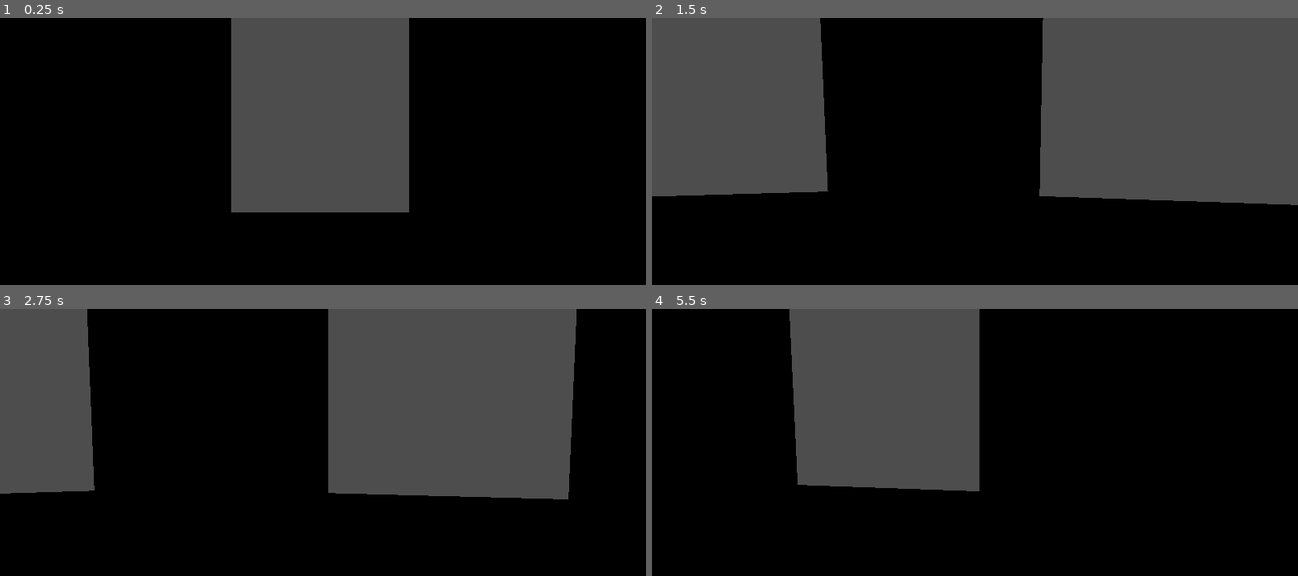
Above: before the commit, frames 1-4 (two rows, left to right).
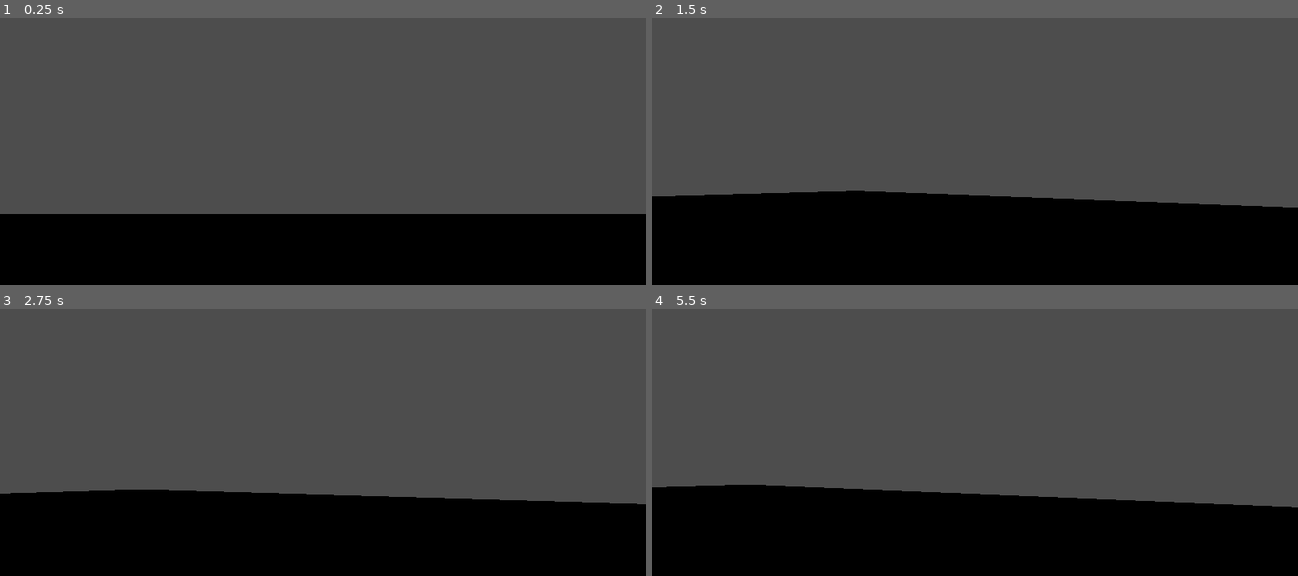
Above: after the commit, the same moments.

Repository: MichaelFar/cartastraphic-chaos
Game: Godot game, scene res://scenes/XavierTestScene.tscn
Two runs of this game, one before a commit and one after it. Both use one fixed random seed, a clock stepped at 60 frames per second and the inputs below. This scene is started directly instead of the project's main scene.
Inputs (mouse positions are in pixels of both pictures, inside the frame that each line leads up to):
- Up to frame 1 (0.25 s): no input
- Up to frame 2 (1.5 s): tap Enter at 0.5 s; move the mouse to (1117, 180) at 0.52 s; hold D (turn_right) 0.53-1.28 s; click (1117, 180) at 0.67 s; tap Space at 1.25 s; move the mouse to (942, 199) at 1.27 s; hold W (forward) from 1.28 s (still down)
- Up to frame 3 (2.75 s): keep holding W (forward); move the mouse to (335, 482) at 2.02 s
- Up to frame 4 (5.5 s): keep holding W (forward); move the mouse to (968, 495) at 2.77 s; click (968, 495) at 2.92 s; move the mouse to (1020, 493) at 3.52 s; move the mouse to (923, 485) at 4.27 s; move the mouse to (981, 490) at 5.02 s; click (981, 490) at 5.17 s

The runs differ from the first frame. In frame 1, 53% of the frame differs, in the area x 0-100%, y 0-74%; in frame 2, 22%; in frame 3, 34%; in frame 4, 50%.

Commit message:
TechSectionReady

Diff:
--- /dev/null
+++ b/TechSection.tscn
@@ -0,0 +1,61 @@
+[gd_scene load_steps=4 format=3 uid="uid://8dh5f61gxnhr"]
+
+[ext_resource type="PackedScene" uid="uid://hls83hutlsb" path="res://scenes/LevelFloor.tscn" id="1_cj413"]
+[ext_resource type="PackedScene" uid="uid://dvl2xwykeekj3" path="res://scenes/PlayerScene.tscn" id="2_3uw0d"]
+[ext_resource type="PackedScene" uid="uid://dnl7lwlsm6pu2" path="res://scenes/TestCube.tscn" id="3_wujo3"]
+
+[node name="Node3D" type="Node3D"]
+
+[node name="GroundPlane" parent="." instance=ExtResource("1_cj413")]
+transform = Transform3D(-7.9267994e-07, 0, 23.895014, 0, 1, 0, -18.134403, 0, -1.0444842e-06, 0, 0, 2)
+
+[node name="PlayerSceneParent" parent="." instance=ExtResource("2_3uw0d")]
+transform = Transform3D(1, 0, 0, 0, 1, 0, 0, 0, 1, 0, 0, 19)
+
+[node name="DeskFront" parent="." instance=ExtResource("3_wujo3")]
+transform = Transform3D(3.1758957, 0, 0, 0, 1, 0, 0, 0, 0.8413267, 0, 0.4575987, 13)
+
+[node name="TvWall" parent="." instance=ExtResource("3_wujo3")]
+transform = Transform3D(30.234531, 0, 0, 0, 8.200001, 0, 0, 0, 0.8413267, 0, 4.127668, -12)
+
+[node name="DeskLeft" parent="." instance=ExtResource("3_wujo3")]
+transform = Transform3D(-1.3882281e-07, 0, -0.8413267, 0, 1, 0, 3.1758957, 0, -3.677556e-08, 2, 0.4575987, 11.831394)
+
+[node name="PhoneShelfLeft" parent="." instance=ExtResource("3_wujo3")]
+transform = Transform3D(-2.7764563e-07, 0, -1.26199, 0, 1, 0, 6.3517914, 0, -5.5163333e-08, 8, 0.4575987, 14.830734)
+
+[node name="DeskRight" parent="." instance=ExtResource("3_wujo3")]
+transform = Transform3D(-1.3882281e-07, 0, -0.8413267, 0, 1, 0, 3.1758957, 0, -3.677556e-08, -1.9778442, 0.4575987, 11.832714)
+
+[node name="TechShelf4" parent="." instance=ExtResource("3_wujo3")]
+transform = Transform3D(5.03438e-07, 0, -0.84132683, 0, 4.5, 0, -11.517318, 0, -3.6775564e-08, -19.977844, 2.2023468, 11.225344)
+
+[node name="TechShelf2" parent="." instance=ExtResource("3_wujo3")]
+transform = Transform3D(5.03438e-07, 0, -0.84132683, 0, 4.5, 0, -11.517318, 0, -3.6775564e-08, 20.959225, 2.2023468, 11.225344)
+
+[node name="TechShelf3" parent="." instance=ExtResource("3_wujo3")]
+transform = Transform3D(5.03438e-07, 0, -0.84132683, 0, 4.5, 0, -11.517318, 0, -3.6775564e-08, -19.977844, 2.2023468, -6.7746563)
+
+[node name="TechShelf5" parent="." instance=ExtResource("3_wujo3")]
+transform = Transform3D(5.03438e-07, 0, -0.84132683, 0, 4.5, 0, -11.517318, 0, -3.6775564e-08, -12.977844, 2.2023468, -1.7746563)
+
+[node name="TechShelf6" parent="." instance=ExtResource("3_wujo3")]
+transform = Transform3D(5.03438e-07, 0, -0.84132683, 0, 4.5, 0, -11.517318, 0, -3.6775564e-08, 13.022156, 2.2023468, -1.7746563)
+
+[node name="TechShelf" parent="." instance=ExtResource("3_wujo3")]
+transform = Transform3D(5.03438e-07, 0, -0.84132683, 0, 4.5, 0, -11.517318, 0, -3.6775564e-08, 20.959225, 2.2023468, -6.7746563)
+
+[node name="PhoneShelfRight" parent="." instance=ExtResource("3_wujo3")]
+transform = Transform3D(-2.7764563e-07, 0, -1.3461226, 0, 1, 0, 6.3517914, 0, -5.8840893e-08, -7.977844, 0.4575987, 14.833374)
+
+[node name="PhoneShelfLeft2" parent="." instance=ExtResource("3_wujo3")]
+transform = Transform3D(15.879478, 0, -3.5527137e-15, 0, 1, 0, 0, 0, 1.26199, 0.0077772946, 0.4575987, -6.156868)
+
+[node name="PhoneShelfRight2" parent="." instance=ExtResource("3_wujo3")]
+transform = Transform3D(15.879478, 0, -3.5527137e-15, 0, 1, 0, 0, 0, 1.3461225, 0.014378468, 0.4575987, 2.8209763)
+
+[node name="PhoneShelfLeftSlant" parent="." instance=ExtResource("3_wujo3")]
+transform = Transform3D(-4.4913945, 0, -0.8923616, 0, 1, 0, 4.4913945, 0, -0.8923617, 10.069752, 0.4575987, 9.857928)
+
+[node name="PhoneShelfRighSlant" parent="." instance=ExtResource("3_wujo3")]
+transform = Transform3D(4.4913945, 0, -0.9518525, 0, 1, 0, 4.4913945, 0, 0.95185226, -10.032266, 0.4575987, 9.887285)
--- /dev/null
+++ b/scenes/LevelFloor.tscn
@@ -0,0 +1,24 @@
+[gd_scene load_steps=5 format=3 uid="uid://hls83hutlsb"]
+
+[sub_resource type="CanvasTexture" id="CanvasTexture_tegua"]
+
+[sub_resource type="StandardMaterial3D" id="StandardMaterial3D_4n0ux"]
+albedo_color = Color(0.46229059, 0.46229059, 0.46229059, 1)
+metallic = 1.0
+metallic_specular = 0.39
+metallic_texture = SubResource("CanvasTexture_tegua")
+roughness = 0.45
+
+[sub_resource type="PlaneMesh" id="PlaneMesh_7pvbp"]
+material = SubResource("StandardMaterial3D_4n0ux")
+
+[sub_resource type="WorldBoundaryShape3D" id="WorldBoundaryShape3D_hovrg"]
+
+[node name="GroundPlane" type="MeshInstance3D"]
+transform = Transform3D(-7.9267994e-07, 0, 23.895014, 0, 1, 0, -18.134403, 0, -1.0444842e-06, 0, 0, 0)
+mesh = SubResource("PlaneMesh_7pvbp")
+
+[node name="StaticBody3D" type="StaticBody3D" parent="."]
+
+[node name="CollisionShape3D" type="CollisionShape3D" parent="StaticBody3D"]
+shape = SubResource("WorldBoundaryShape3D_hovrg")
--- a/scenes/XavierTestScene.tscn
+++ b/scenes/XavierTestScene.tscn
@@ -2,26 +2,18 @@
 
 [ext_resource type="PackedScene" uid="uid://dnl7lwlsm6pu2" path="res://scenes/TestCube.tscn" id="1_hovrg"]
 [ext_resource type="PackedScene" uid="uid://dvl2xwykeekj3" path="res://scenes/PlayerScene.tscn" id="2_3o331"]
-
-[sub_resource type="PlaneMesh" id="PlaneMesh_7pvbp"]
+[ext_resource type="PackedScene" uid="uid://hls83hutlsb" path="res://scenes/LevelFloor.tscn" id="2_7pvbp"]
 
 [node name="Node3D" type="Node3D"]
 
-[node name="MeshInstance3D" parent="." instance=ExtResource("1_hovrg")]
-transform = Transform3D(21.429535, 0, 0, 0, 17.949858, 0, 0, 0, 2.5128586, 12.839483, 6.1284456, -7.812864)
+[node name="MeshInstance3D6" parent="." instance=ExtResource("1_hovrg")]
+transform = Transform3D(17.14363, 0, 0, 0, 10.769915, 0, 0, 0, 2.5128586, -13.108667, 5.3794575, -0.25363445)
 
-[node name="MeshInstance3D2" parent="." instance=ExtResource("1_hovrg")]
-transform = Transform3D(21.429535, 0, 0, 0, 17.949858, 0, 0, 0, 2.5128586, -13.108667, 6.129637, -7.79221)
+[node name="MeshInstance3D7" parent="." instance=ExtResource("1_hovrg")]
+transform = Transform3D(17.14363, 0, 0, 0, 10.769915, 0, 0, 0, 2.5128586, -13.108667, 5.3794575, -8.330787)
 
-[node name="MeshInstance3D4" parent="." instance=ExtResource("1_hovrg")]
-transform = Transform3D(17.14363, 0, 0, 0, 17.949858, 0, 0, 0, 2.5128586, 12.839483, 6.1284456, -22.890015)
-
-[node name="MeshInstance3D5" parent="." instance=ExtResource("1_hovrg")]
-transform = Transform3D(17.14363, 0, 0, 0, 17.949858, 0, 0, 0, 2.5128586, -13.108667, 6.129637, -22.869362)
-
-[node name="MeshInstance3D3" type="MeshInstance3D" parent="."]
+[node name="GroundPlane" parent="." instance=ExtResource("2_7pvbp")]
 transform = Transform3D(46.728523, 0, 0, 0, 1, 0, 0, 0, 40.2273, 0, 9.536743e-07, 0)
-mesh = SubResource("PlaneMesh_7pvbp")
 
 [node name="PlayerSceneParent" parent="." instance=ExtResource("2_3o331")]
-transform = Transform3D(1, 0, 0, 0, 1, 0, 0, 0, 1, -0.013902664, 0.0319556, -13.736237)
+transform = Transform3D(1, 0, 0, 0, 1, 0, 0, 0, 1, -0.013902664, 0.0319556, -16.736237)
